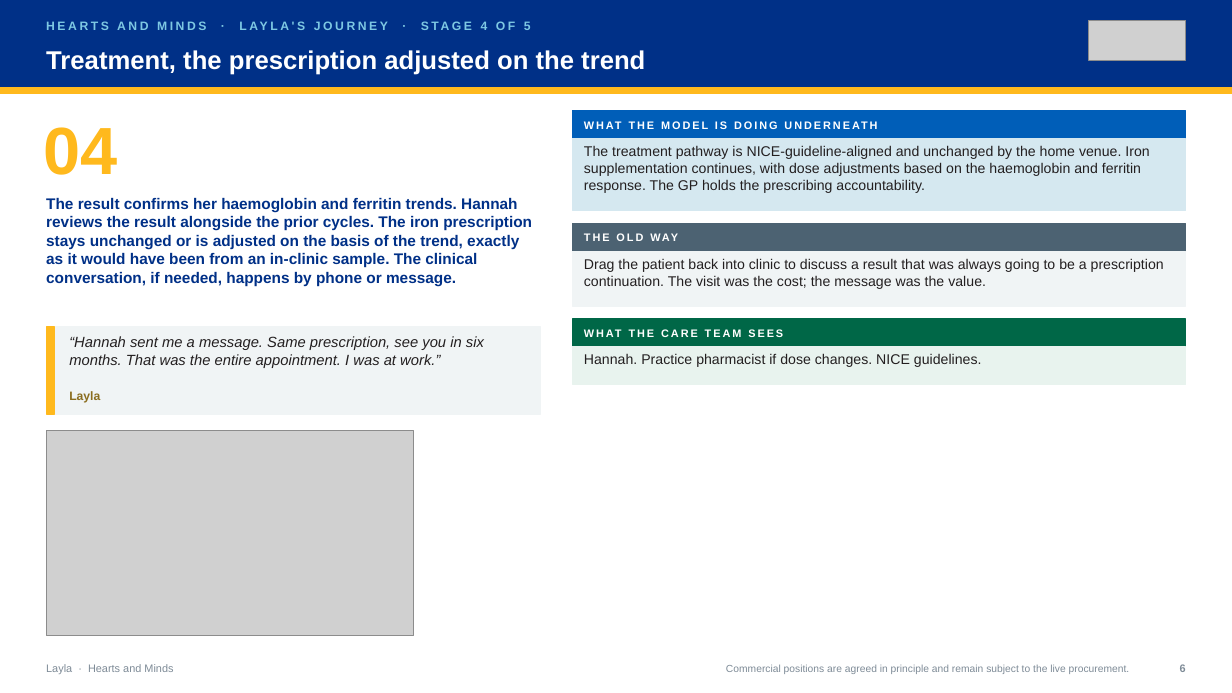
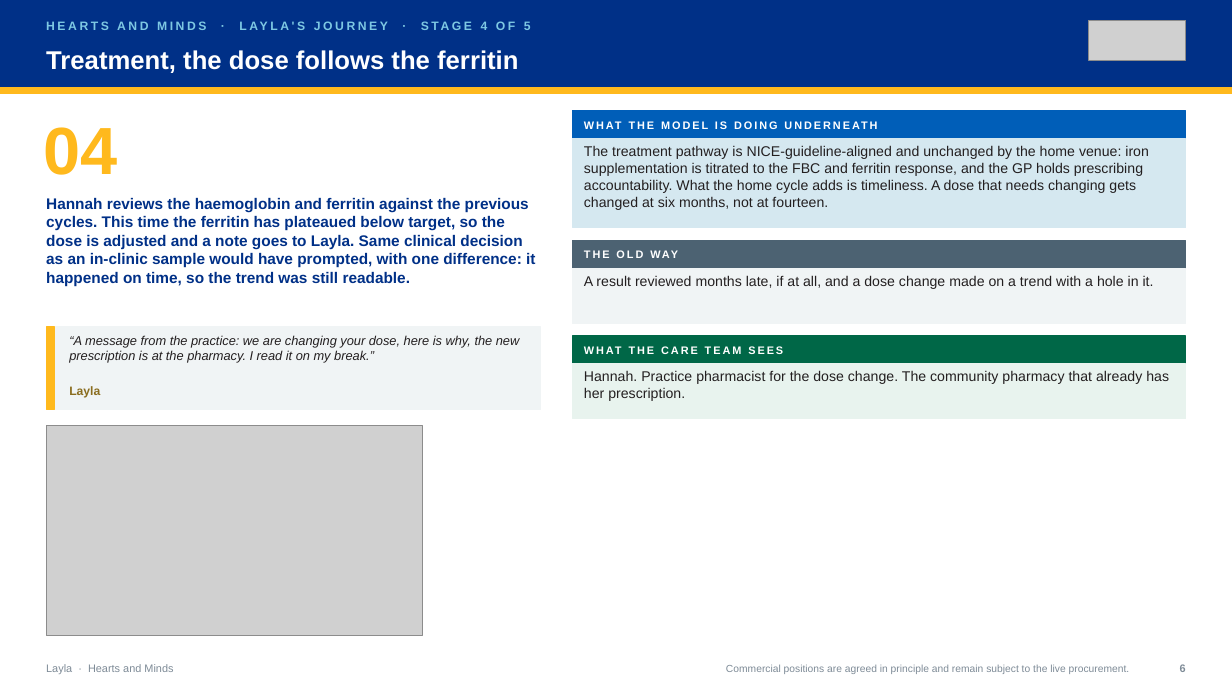
Before and after one commit to ScottEason1967/dtx-ecosystem, a slide deck: slide 6 of hearts-and-minds/journey-decks/hm-journey-layla-v1.pptx. Drawn at 1232x693 pixels with LibreOffice and Linux fonts; fonts in the diff are those of the drawing; grey boxes stand for pictures. Boxes give left, top, right and bottom in pixels: in the first picture for what was removed or moved away, otherwise in the second. Text is boxed around its words. In the diff, an @@ line names an element or a change of style, - is before the commit and + after.

```diff
--- a/hearts-and-minds/journey-decks/hm-journey-layla-v1.pptx
+++ b/hearts-and-minds/journey-decks/hm-journey-layla-v1.pptx
@@ text at <box>46,50,518,73</box>: text changed @@
-Treatment, the prescription adjusted on the trend
+Treatment, the dose follows the ferritin
@@ rectangle: place and size @@
-rectangle at <box>573,139,1186,211</box>
+rectangle at <box>573,139,1186,228</box>
@@ text at <box>584,145,1149,210</box>: text changed @@
-The treatment pathway is NICE-guideline-aligned and unchanged by the home venue. Iron supplementation continues, with dose adjustments based on the haemoglobin and ferritin response. The GP holds the prescribing accountability.
+The treatment pathway is NICE-guideline-aligned and unchanged by the home venue: iron supplementation is titrated to the FBC and ferritin response, and the GP holds prescribing accountability. What the home cycle adds is timeliness. A dose that needs changing gets changed at six months, not at fourteen.
@@ text at <box>46,198,535,286</box>: text changed @@
-The result confirms her haemoglobin and ferritin trends. Hannah reviews the result alongside the prior cycles. The iron prescription stays unchanged or is adjusted on the basis of the trend, exactly as it would have been from an in-clinic sample. The clinical conversation, if needed, happens by phone or message.
+Hannah reviews the haemoglobin and ferritin against the previous cycles. This time the ferritin has plateaued below target, so the dose is adjusted and a note goes to Layla. Same clinical decision as an in-clinic sample would have prompted, with one difference: it happened on time, so the trend was still readable.
@@ rectangle: place and size @@
-rectangle at <box>573,251,1186,306</box>
+rectangle at <box>573,269,1186,323</box>
@@ text at <box>584,275,1154,289</box>: text changed @@
-Drag the patient back into clinic to discuss a result that was always going to be a prescription continuation. The visit was the cost; the message was the value.
+A result reviewed months late, if at all, and a dose change made on a trend with a hole in it.
@@ rectangle: place and size @@
-rectangle at <box>46,327,541,414</box>
+rectangle at <box>46,327,541,409</box>
@@ rectangle: place and size @@
-rectangle at <box>46,327,55,414</box>
+rectangle at <box>46,327,55,409</box>
@@ text at <box>69,335,520,363</box>: text changed; size 11.5 to 10 pt @@
-“Hannah sent me a message. Same prescription, see you in six months. That was the entire appointment. I was at work.”
+“A message from the practice: we are changing your dose, here is why, the new prescription is at the pharmacy. I read it on my break.”
@@ 2 texts, 2 rectangles: place and size @@
-2 texts, 2 rectangles at <box>573,224,1186,347</box>
+2 texts, 2 rectangles at <box>573,241,1186,364</box>
@@ text "Layla": place and size @@
-text "Layla" at <box>69,391,100,403</box>
+text "Layla" at <box>69,386,100,398</box>
@@ rectangle: place and size @@
-rectangle at <box>573,347,1186,384</box>
+rectangle at <box>573,364,1186,419</box>
@@ text at <box>584,370,1169,401</box>: text changed @@
-Hannah. Practice pharmacist if dose changes. NICE guidelines.
+Hannah. Practice pharmacist for the dose change. The community pharmacy that already has her prescription.
@@ picture: place and size @@
-picture at <box>46,431,414,636</box>
+picture at <box>46,426,422,636</box>
```
Also in this commit, not shown: 7 other slides changed, 25 other files.
